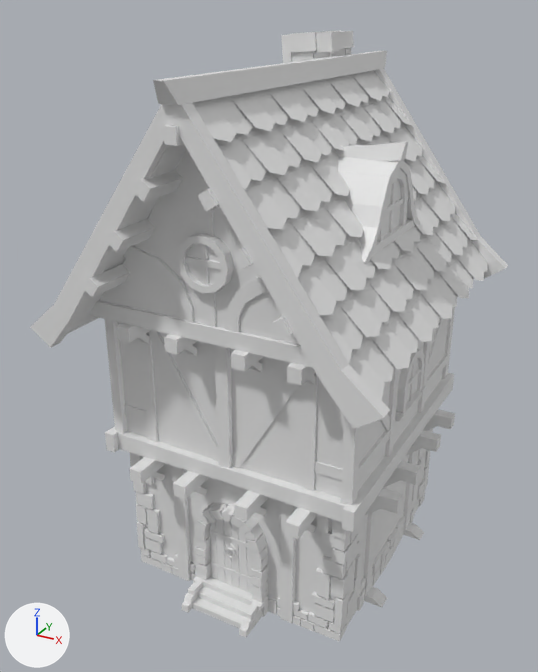
An edit to the FBX model assets/House_1.fbx, drawn before and after from the same camera.
Before and after are seen from a 50 mm camera at (2.02, -4.02, 3.52) aimed at (-0.12, -0.12, 1.57). Every picture has the same lights, and +X, +Y and +Z are marked at lower left.

Objects in the first picture: 'House_1'.
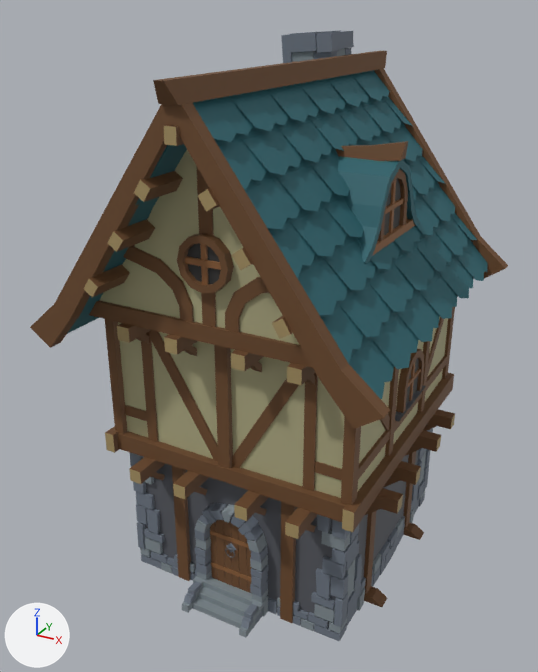
What differs and where, as boxes (x1, y1, x2, y2) in the pictures (538 x 672 px):
part 1 of me_cube_145, recoloured
    both: (357, 317, 448, 492)
part 2 of me_cube_145, recoloured
    both: (99, 150, 345, 498)
part 3 of me_cube_145, recoloured (grey to brown)
    both: (30, 51, 508, 623)
part 4 of me_cube_145, recoloured (grey to brown)
    both: (105, 415, 455, 539)
part 5 of me_cube_145, recoloured (grey to brown)
    both: (84, 126, 302, 385)
part 6 of me_cube_145, recoloured (grey to black)
    both: (187, 243, 221, 284)
part 7 of me_cube_145, recoloured (grey to black)
    both: (384, 179, 419, 403)
part 8 of me_cube_145, recoloured (grey to brown)
    both: (185, 180, 421, 401)
part 9 of me_cube_145, recoloured (grey to brown)
    both: (210, 530, 251, 581)
part 10 of me_cube_145, recoloured
    both: (130, 428, 433, 641)
part 11 of me_cube_145, recoloured
    both: (281, 30, 354, 63)
part 12 of me_cube_145, recoloured
    both: (145, 385, 426, 627)
part 13 of me_cube_145, recoloured (grey to cyan)
    both: (67, 70, 488, 399)
part 14 of me_cube_145, recoloured (white to grey)
    both: (140, 451, 426, 637)
part 15 of me_cube_145, recoloured
    both: (292, 49, 345, 62)

The change, as a list of edits to the scene's bpy script:
```text
Add mat_windows:
    mat_windows = principled_material('Windows')
    mat_windows.base_color = (0.0352, 0.0352, 0.0352)  # black #353535
    mat_windows.roughness = 0.69
Add mat_plaster:
    mat_plaster = principled_material('Plaster')
    mat_plaster.base_color = (0.429, 0.405, 0.229)  # beige #afab84
    mat_plaster.roughness = 0.69
Add mat_wood_light:
    mat_wood_light = principled_material('Wood_Light')
    mat_wood_light.base_color = (0.267, 0.115, 0.0397)  # brown #8d5f38
    mat_wood_light.roughness = 0.69
Add mat_stone_light:
    mat_stone_light = principled_material('Stone_Light')
    mat_stone_light.base_color = (0.222, 0.264, 0.288)  # grey #828c92
    mat_stone_light.roughness = 0.69
Add mat_wood_side:
    mat_wood_side = principled_material('Wood_Side')
    mat_wood_side.base_color = (0.384, 0.284, 0.124)  # brown #a79163
    mat_wood_side.roughness = 0.69
Add mat_rooftiles:
    mat_rooftiles = principled_material('RoofTiles')
    mat_rooftiles.base_color = (0.0192, 0.121, 0.147)  # dark cyan #26626b
    mat_rooftiles.roughness = 0.69
Add mat_stone_dark:
    mat_stone_dark = principled_material('Stone_Dark')
    mat_stone_dark.base_color = (0.155, 0.183, 0.227)  # blue #6e7783
    mat_stone_dark.roughness = 0.69
Add mat_stone:
    mat_stone = principled_material('Stone')
    mat_stone.base_color = (0.097, 0.102, 0.119)  # dark grey #585a61
    mat_stone.roughness = 0.69
Add mat_wood:
    mat_wood = principled_material('Wood')
    mat_wood.base_color = (0.153, 0.0685, 0.0242)  # brown #6d4a2b
    mat_wood.roughness = 0.69
Change me_cube_145:
    where me_cube_145.from_pydata(...)  # 4927 vertices, 2867 faces; spans x -1.07..1.07, y -1.32..1.34, z 0.0..3.39
    me_cube_145 part 1: 12 of the faces centred in x -0.79..0.79, y 0.0..0.99, z 0.96..3.07 switch from no material to mat_plaster (beige #afab84)
    me_cube_145 part 2: 3 of the faces centred in x 0.0, y -0.99..-0.85, z 1.46..2.7 switch from no material to mat_plaster (beige #afab84)
    me_cube_145 part 3: 886 of the faces centred in x -1.0..1.0, y -1.29..1.3, z 0.02..3.25 switch from no material to mat_wood (brown #6d4a2b)
    me_cube_145 part 4: 20 of the faces centred in x -0.97..0.97, y -1.06..1.06, z 0.91..1.01 switch from no material to mat_wood_side (brown #a79163)
    me_cube_145 part 5: 11 of the faces centred in x -0.56..0.56, y -1.25..-1.06, z 1.86..3.0 switch from no material to mat_wood_side (brown #a79163)
    me_cube_145 part 6: 5 of the faces centred in x -0.81..0.0, y -1.01..-0.01, z 1.4..2.6 switch from no material to mat_windows (black #353535)
    me_cube_145 part 7: 4 of the faces centred in x 0.61..0.81, y -0.01, z 1.4..2.6 switch from no material to mat_windows (black #353535)
    me_cube_145 part 8: 62 of the faces centred in x -0.83..0.83, y -1.03..1.03, z 1.29..2.66 switch from no material to mat_wood_light (brown #8d5f38)
    me_cube_145 part 9: 52 of the faces centred in x -0.16..0.16, y -0.84..-0.83, z 0.22..0.5 switch from no material to mat_wood_light (brown #8d5f38)
    me_cube_145 part 10: 699 of the faces centred in x -0.76..0.76, y -1.03..0.83, z 0.02..0.93 switch from no material to mat_stone_dark (blue #6e7683)
    me_cube_145 part 11: 148 of the faces centred in x -0.4..0.04, y 0.56..0.96, z 2.5..3.38 switch from no material to mat_stone_dark (blue #6e7683)
    me_cube_145 part 12: 103 of the faces centred in x -0.74..0.84, y -0.87..0.79, z 0.31..1.3 switch from no material to mat_stone (dark grey #585a61)
    me_cube_145 part 13: 430 of the faces centred in x -0.91..0.91, y -1.18..1.18, z 1.84..3.06 switch from no material to mat_rooftiles (dark cyan #26626b)
    me_cube_145 part 14: 283 of the faces centred in x -0.76..0.76, y -1.07..0.82, z 0.02..0.78 switch from no material to mat_stone_light (grey #828c92)
    me_cube_145 part 15: 132 of the faces centred in x -0.38..0.03, y 0.56..0.95, z 2.49..3.28 switch from no material to mat_stone_light (grey #828c92)
```
